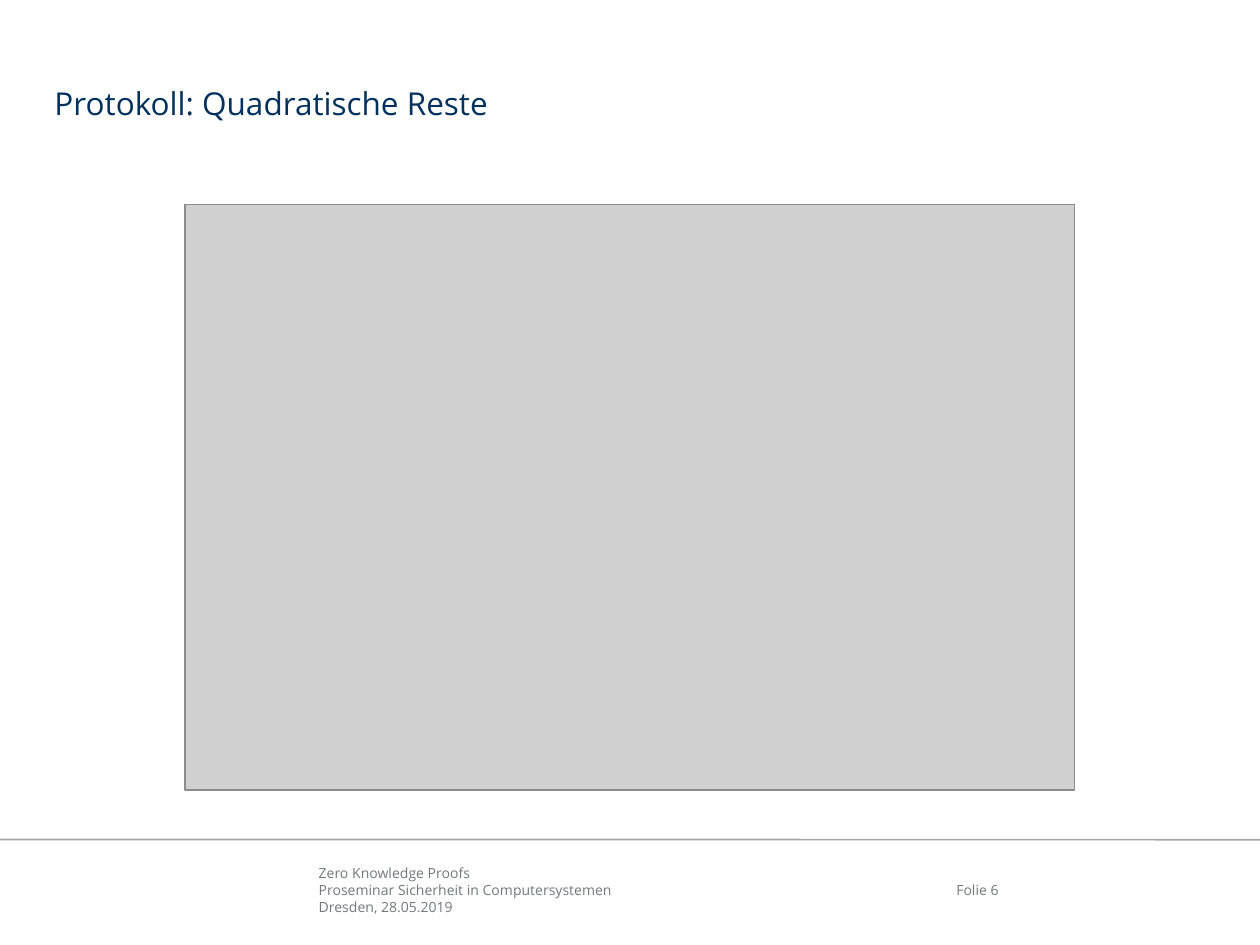
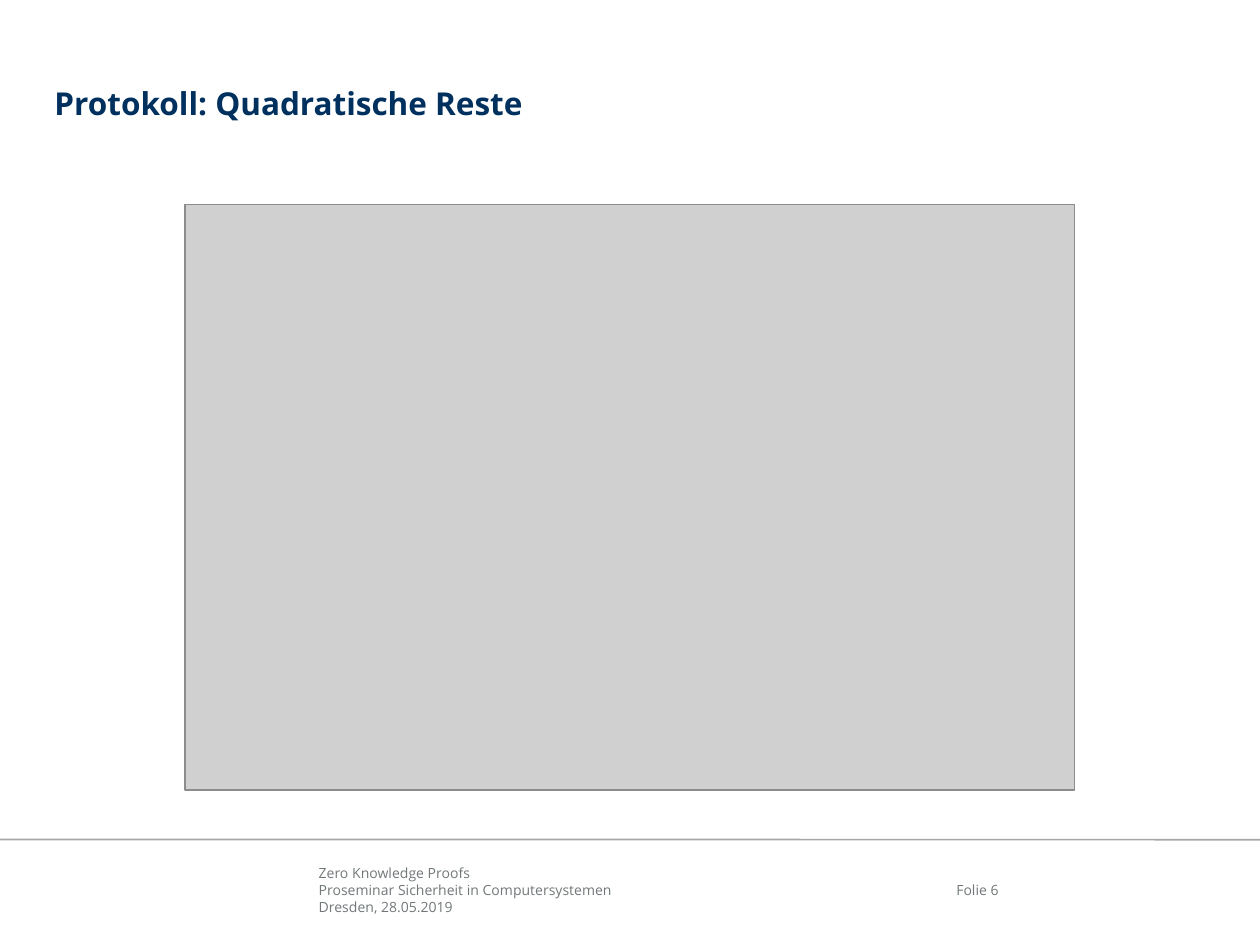
Before and after one commit to mostermann96/Presentations, a slide deck: slide 6 of ZKP.odp. Drawn at 1260x945 pixels with LibreOffice and Linux fonts; fonts in the diff are those of the drawing; grey boxes stand for pictures; background and template pictures are left out. Boxes give left, top, right and bottom in pixels: in the first picture for what was removed or moved away, otherwise in the second. Text is boxed around its words. In the diff, an @@ line names an element or a change of style, - is before the commit and + after.

```diff
--- a/ZKP.odp
+++ b/ZKP.odp
@@ title "Protokoll: Quadratische Reste" at <box>54,91,522,121</box>: bold on @@
```
Also in this commit, not shown: 8 other slides changed, 4 other files.
